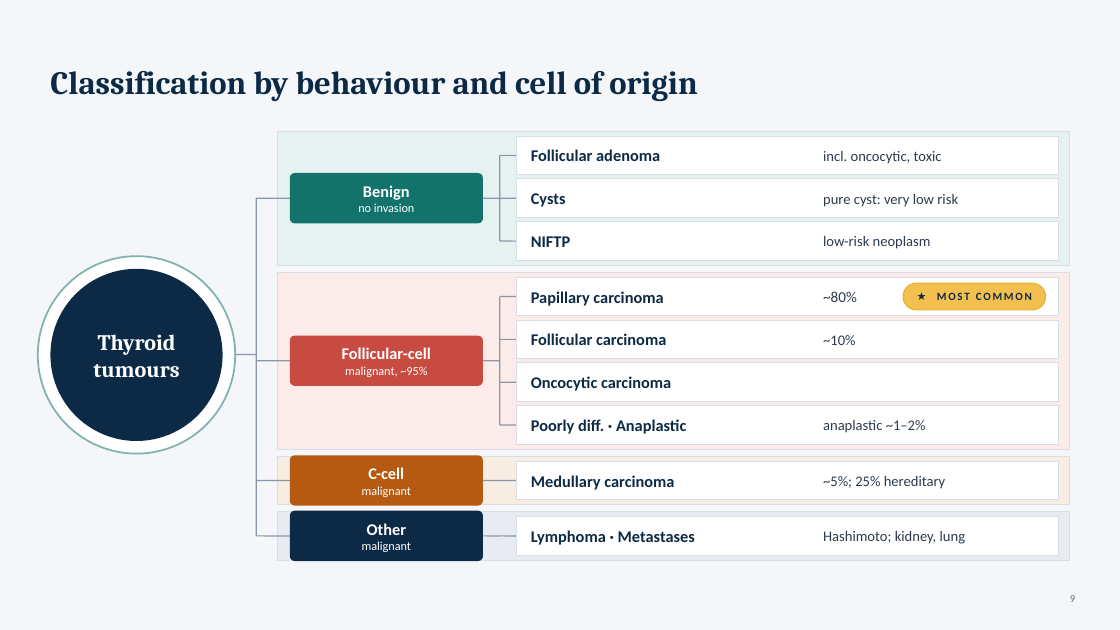
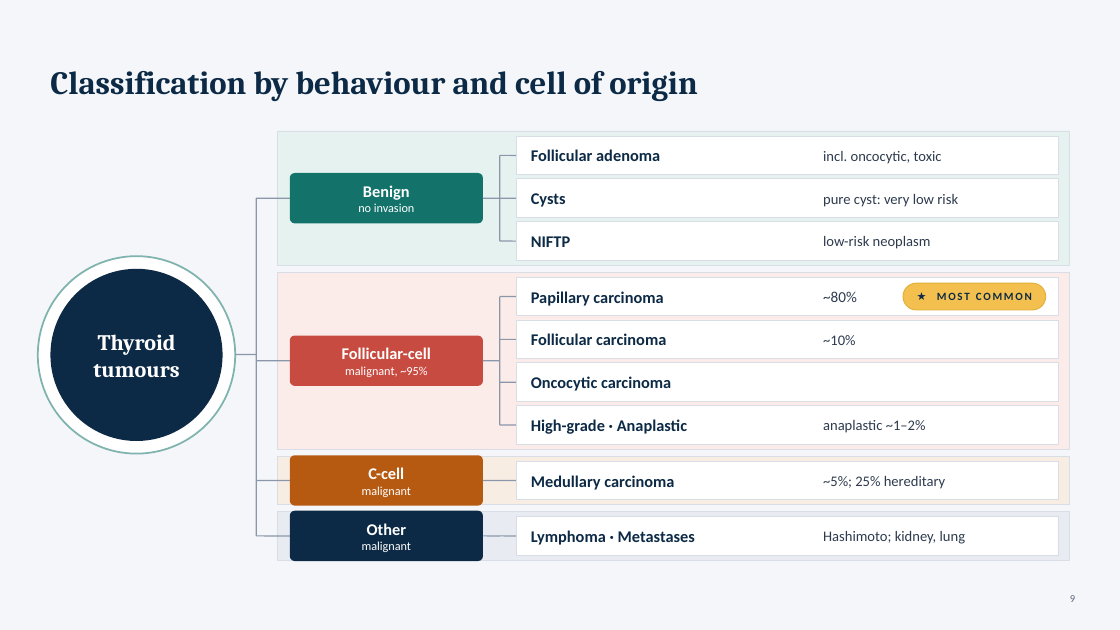
Before and after one commit to Anmo0/Claude-Code-Cloud-, a slide deck: slide 9 of thyroid-seminar/Thyroid_Tumors_Seminar.pptx. Drawn at 1120x630 pixels with LibreOffice and Linux fonts; fonts in the diff are those of the drawing. Boxes give left, top, right and bottom in pixels: in the first picture for what was removed or moved away, otherwise in the second. Text is boxed around its words. In the diff, an @@ line names an element or a change of style, - is before the commit and + after.

```diff
--- a/thyroid-seminar/Thyroid_Tumors_Seminar.pptx
+++ b/thyroid-seminar/Thyroid_Tumors_Seminar.pptx
@@ text at <box>531,419,687,434</box>: text changed @@
-Poorly diff. · Anaplastic
+High-grade · Anaplastic
```
Also in this commit, not shown: 4 other slides changed, 3 other files.
